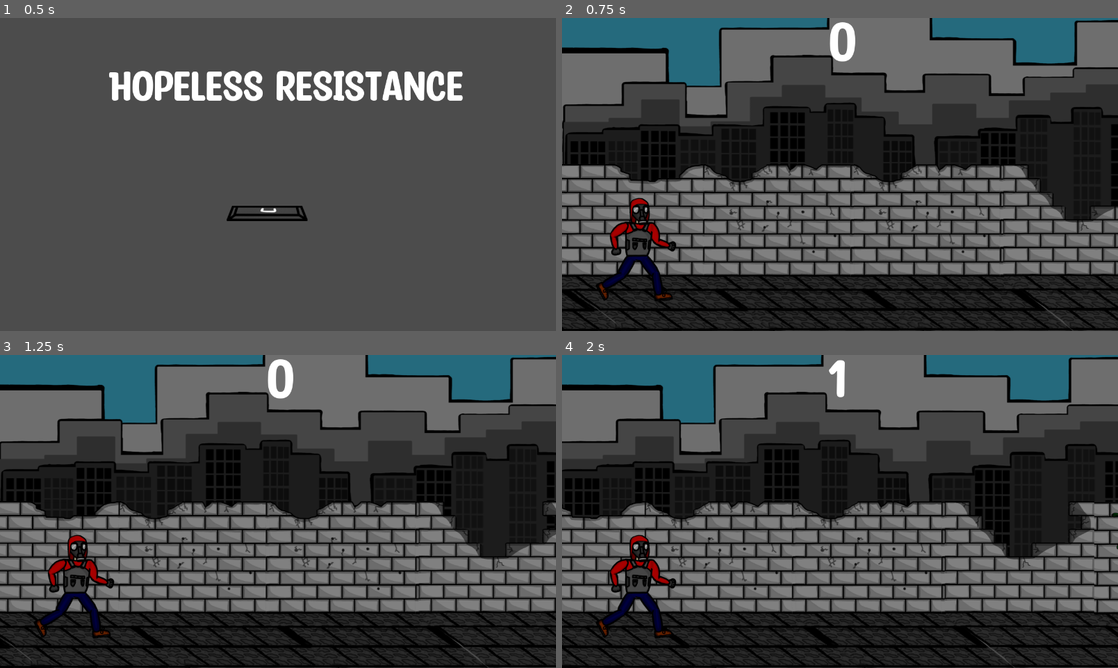
Above: before the commit, frames 1-4 (two rows, left to right).
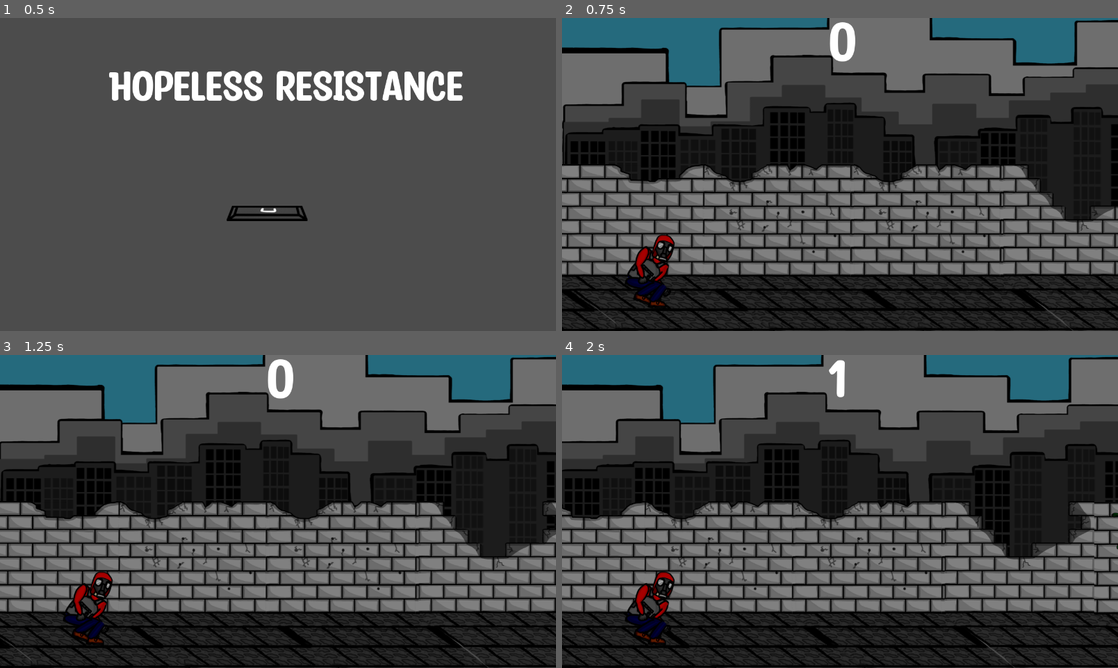
Above: after the commit, the same moments.

Repository: tagisgame/hopeless-resistance
Game: Godot game, scene res://src/scenes/TitleScreen.tscn
Two runs of this game, one before a commit and one after it. Both use one fixed random seed, a clock stepped at 60 frames per second and the inputs below. Sound files missing from this copy of the repository are replaced by a short silence.
Inputs:
- Up to frame 1 (0.5 s): no input
- Up to frame 2 (0.75 s): tap Enter at 0.5 s; tap Space (ui_accept) at 0.6 s
- Up to frame 3 (1.25 s): tap Space (ui_accept) at 0.77, 1.07 s
- Up to frame 4 (2 s): tap Space (ui_accept) at 1.35, 1.52, 1.82 s

Frame 1 is identical in both runs. In frame 2, 2.1% of the frame differs, in the area x 6-21%, y 57-93%; in frame 3, 2.1%; in frame 4, 2.1%.

Commit message:
Repaired movement
Added:
1. Death animation related to obstacle type
Fixed:
1. After crouching the player will now start animation connecting end of crouching to running. Player no longer will instantly start running animation
2. Adjusted animations speed to match with obstacles on visual level

Diff:
--- a/src/scenes/2dMain.tscn
+++ b/src/scenes/2dMain.tscn
@@ -16,14 +16,15 @@
 
 [sub_resource type="Animation" id=7]
 resource_name = "Breaking"
-tracks/0/type = "value"
-tracks/0/path = NodePath("Character:frame")
-tracks/0/interp = 1
-tracks/0/loop_wrap = true
-tracks/0/imported = false
-tracks/0/enabled = true
-tracks/0/keys = {
-"times": PoolRealArray( 0, 0.2, 0.4, 0.6, 0.8 ),
+length = 0.5
+tracks/0/type = "value"
+tracks/0/path = NodePath("Character:frame")
+tracks/0/interp = 1
+tracks/0/loop_wrap = true
+tracks/0/imported = false
+tracks/0/enabled = true
+tracks/0/keys = {
+"times": PoolRealArray( 0, 0.1, 0.2, 0.3, 0.4 ),
 "transitions": PoolRealArray( 1, 1, 1, 1, 1 ),
 "update": 1,
 "values": [ 72, 73, 74, 75, 75 ]
@@ -48,7 +49,7 @@
 
 [sub_resource type="Animation" id=3]
 resource_name = "Crouching_Start"
-length = 0.4
+length = 0.35
 tracks/0/type = "value"
 tracks/0/path = NodePath("Character:frame")
 tracks/0/interp = 1
@@ -64,32 +65,79 @@
 
 [sub_resource type="Animation" id=5]
 resource_name = "Crouching_Stop"
-length = 0.7
-loop = true
-tracks/0/type = "value"
-tracks/0/path = NodePath("Character:frame")
-tracks/0/interp = 1
-tracks/0/loop_wrap = true
-tracks/0/imported = false
-tracks/0/enabled = true
-tracks/0/keys = {
-"times": PoolRealArray( 0, 0.201, 0.401, 0.601 ),
+length = 0.35
+tracks/0/type = "value"
+tracks/0/path = NodePath("Character:frame")
+tracks/0/interp = 1
+tracks/0/loop_wrap = true
+tracks/0/imported = false
+tracks/0/enabled = true
+tracks/0/keys = {
+"times": PoolRealArray( 0, 0.1, 0.2, 0.3 ),
 "transitions": PoolRealArray( 1, 1, 1, 1 ),
 "update": 1,
 "values": [ 40, 41, 42, 43 ]
+}
+
+[sub_resource type="Animation" id=10]
+resource_name = "Door_Death"
+length = 0.45
+tracks/0/type = "value"
+tracks/0/path = NodePath("Character:frame")
+tracks/0/interp = 1
+tracks/0/loop_wrap = true
+tracks/0/imported = false
+tracks/0/enabled = true
+tracks/0/keys = {
+"times": PoolRealArray( 0, 0.1, 0.2, 0.3, 0.4 ),
+"transitions": PoolRealArray( 1, 1, 1, 1, 1 ),
+"update": 1,
+"values": [ 80, 81, 82, 83, 84 ]
+}
+
+[sub_resource type="Animation" id=8]
+resource_name = "Hole_Death"
+length = 0.5
+tracks/0/type = "value"
+tracks/0/path = NodePath("Character:frame")
+tracks/0/interp = 1
+tracks/0/loop_wrap = true
+tracks/0/imported = false
+tracks/0/enabled = true
+tracks/0/keys = {
+"times": PoolRealArray( 0, 0.1, 0.2, 0.3, 0.4 ),
+"transitions": PoolRealArray( 1, 1, 1, 1, 1 ),
+"update": 1,
+"values": [ 8, 9, 10, 11, 12 ]
+}
+
+[sub_resource type="Animation" id=9]
+resource_name = "Hurdle_Death"
+length = 0.35
+tracks/0/type = "value"
+tracks/0/path = NodePath("Character:frame")
+tracks/0/interp = 1
+tracks/0/loop_wrap = true
+tracks/0/imported = false
+tracks/0/enabled = true
+tracks/0/keys = {
+"times": PoolRealArray( 0, 0.1, 0.201, 0.3 ),
+"transitions": PoolRealArray( 1, 1, 1, 1 ),
+"update": 1,
+"values": [ 16, 17, 18, 19 ]
 }
 
 [sub_resource type="Animation" id=6]
 resource_name = "Jumping"
-length = 2.3
-tracks/0/type = "value"
-tracks/0/path = NodePath("Character:frame")
-tracks/0/interp = 1
-tracks/0/loop_wrap = true
-tracks/0/imported = false
-tracks/0/enabled = true
-tracks/0/keys = {
-"times": PoolRealArray( 0.001, 0.201, 0.401, 0.601, 0.8, 1, 1.2, 1.4, 1.6, 1.8, 2, 2.2 ),
+length = 0.6
+tracks/0/type = "value"
+tracks/0/path = NodePath("Character:frame")
+tracks/0/interp = 1
+tracks/0/loop_wrap = true
+tracks/0/imported = false
+tracks/0/enabled = true
+tracks/0/keys = {
+"times": PoolRealArray( 0.001, 0.05, 0.1, 0.15, 0.2, 0.25, 0.3, 0.35, 0.4, 0.45, 0.5, 0.55 ),
 "transitions": PoolRealArray( 1, 1, 1, 1, 1, 1, 1, 1, 1, 1, 1, 1 ),
 "update": 1,
 "values": [ 48, 49, 50, 51, 56, 57, 56, 57, 64, 65, 66, 67 ]
@@ -136,7 +184,7 @@
 centered = false
 hframes = 8
 vframes = 11
-frame = 27
+frame = 24
 
 [node name="Hitbox" type="CollisionShape2D" parent="Player"]
 position = Vector2( 157, 538 )
@@ -147,6 +195,9 @@
 anims/Crouching = SubResource( 4 )
 anims/Crouching_Start = SubResource( 3 )
 anims/Crouching_Stop = SubResource( 5 )
+anims/Door_Death = SubResource( 10 )
+anims/Hole_Death = SubResource( 8 )
+anims/Hurdle_Death = SubResource( 9 )
 anims/Jumping = SubResource( 6 )
 anims/Running = SubResource( 2 )
 
--- a/src/scripts/Movement.gd
+++ b/src/scripts/Movement.gd
@@ -18,6 +18,7 @@
 var req_met = false
 var mash_count = 0
 export var mash_succes = 3
+var obstacle
 
 
 signal jumped()
@@ -56,16 +57,15 @@
 
 #player enters hitbox (kill area)
 func _on_HitboxArea_body_entered(_body, obstacle_type):
+	obstacle = obstacle_type
 	if req_met:
 		if obstacle_type == "hurdle":
 			jump_over()
-		else:
-			break_barricade()
 	else:
 		die()
 
+	req_met = false
 
-	req_met = false
 
 
 func _physics_process(_delta):
@@ -96,6 +96,7 @@
 			emit_signal("mash")
 		else:
 			emit_signal("broke")
+			break_barricade()
 			req_met = true
 
 
@@ -128,10 +129,22 @@
 	$AnimationPlayer.play("Crouching")
 
 func stop_crouch():
-	is_crouching = false
 	$AnimationPlayer.stop()
 	$AnimationPlayer.play("Crouching_Stop")
+	yield($AnimationPlayer, "animation_finished")
 	_ready()
+	is_crouching = false
 #play deading anime
 func die():
-	emit_signal("Character_Died")
+	if obstacle == "hole":
+		$AnimationPlayer.play("Hole_Death")
+		yield($AnimationPlayer, "animation_finished")
+		emit_signal("Character_Died")
+	elif obstacle == "hurdle":
+		$AnimationPlayer.play("Hurdle_Death")
+		yield($AnimationPlayer, "animation_finished")
+		emit_signal("Character_Died")
+	elif obstacle == "door":
+		$AnimationPlayer.play("Door_Death")
+		yield($AnimationPlayer, "animation_finished")
+		emit_signal("Character_Died")
Not shown: 1 places in src/scenes/2dMain.tscn that only renumber resources
